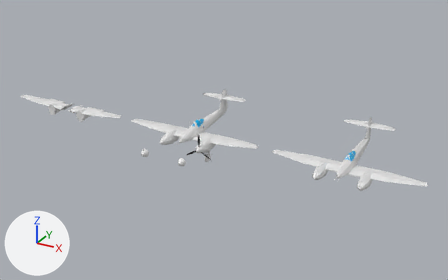
A saved change to the FBX model Assets/1.Sof Objects/Aircrafts/Whirlwind/Whirlwind.fbx.
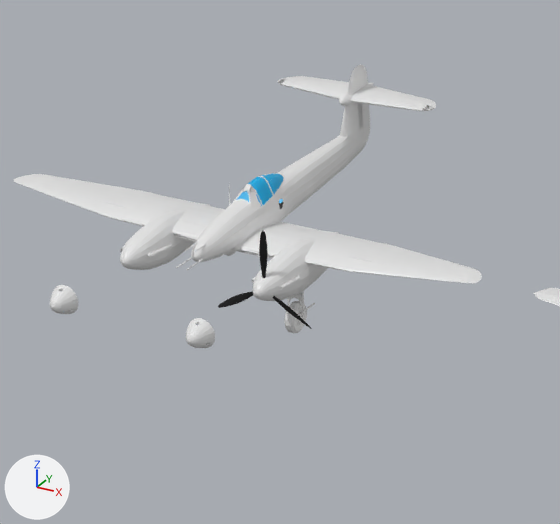
Each version is shown whole from a camera (50 mm lens) standing at (28.5, -46.0, 22.7) and looking at (2.4, 1.4, -1.0), then close up on the part from 28% to 62% of the width and 26% to 76% of the height. Arrows for +X, +Y and +Z are at lower left; the lights stay in place. Where no turn or scale is listed for an object, it has been applied to the vertices.

Script lines for the objects in view, before the commit:
```python
me_whirlwind_canopy_glass = bpy.data.meshes.new('Whirlwind Canopy Glass')
me_whirlwind_canopy_glass.from_pydata(...)  # 91 vertices, 66 faces; spans x -0.39..0.39, y -0.497..0.945, z -0.171..0.36
me_whirlwind_canopy_glass.materials.append(mat_glass)  # cyan #00aee7
me_whirlwind_left_wing_section_1_001 = bpy.data.meshes.new('Whirlwind Left Wing Section 1.001')
me_whirlwind_left_wing_section_1_001.from_pydata(...)  # 62 vertices, 47 faces; spans x -0.76..0.93, y -0.67..1.25, z -0.18..0.13
me_whirlwind_left_wing_section_1_001.materials.append(mat_whirlwind)  # white #e7e7e7
me_whirlwind_right_horizontal_stabilizer_001 = bpy.data.meshes.new('Whirlwind Right Horizontal Stabilizer.001')
me_whirlwind_right_horizontal_stabilizer_001.from_pydata(...)  # 56 vertices, 56 faces; spans x -0.96..1.41, y -0.45..0.92, z -0.1..0.1
me_whirlwind_right_horizontal_stabilizer_001.materials.append(mat_whirlwind)  # white #e7e7e7
ob_whirlwind_canopy_glass = bpy.data.objects.new('Whirlwind Canopy Glass', me_whirlwind_canopy_glass)
ob_whirlwind_canopy_glass.location = (0.0, 0.7, 0.5)
ob_whirlwind_left_stabilizer = bpy.data.objects.new('Whirlwind Left Stabilizer', me_whirlwind_right_horizontal_stabilizer_001)
ob_whirlwind_left_stabilizer.location = (1.0, 5.7, 1.51)
ob_whirlwind_left_wing_section_3 = bpy.data.objects.new('Whirlwind Left Wing Section 3', me_whirlwind_left_wing_section_1_001)
ob_whirlwind_left_wing_section_3.location = (4.3, -0.4, -0.25)
# also in view: 'Whirlwind Left Spinner' at (1.9, -2.5, -0.6); 'Whirlwind Right Spinner' at (-1.9, -2.5, -0.6); 'Whirlwind Left Cowling' at (1.9, -1.6, -0.7); 'Whirlwind Right Wing Section 1' at (-1.4, -0.1, -0.7); 'Whirlwind Tail' at (0.0, 3.7, 0.0)
```
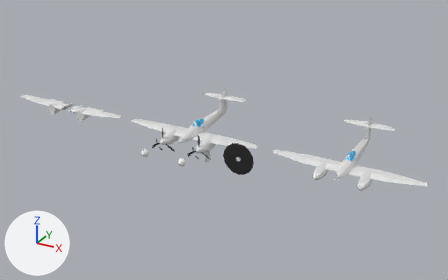
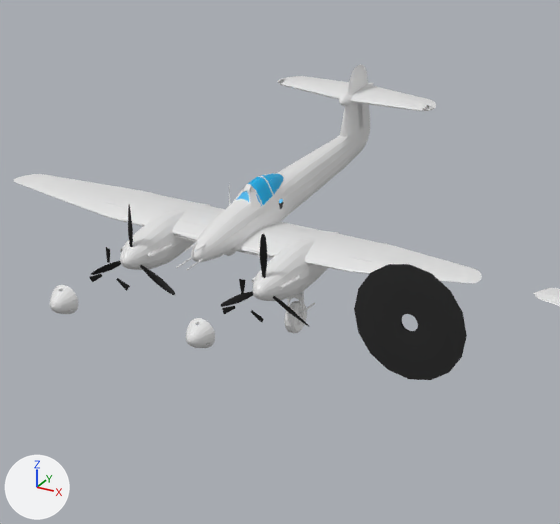
Changed parts and their boxes [x1, y1, x2, y2] in the close-ups (560 x 524 px):
'Whirlwind Propeller Spinning', added (black): after [354, 264, 467, 380]
'Whirlwind Right Propeller', added (black): after [91, 205, 175, 295]
'Whirlwind Left Propeller Broken', added: after [222, 279, 264, 323]
'Whirlwind Right Propeller Broken', added: after [89, 247, 130, 291]

What changed in the scene script:
```text
Add mat_cockpit_001:
    mat_cockpit_001 = principled_material('Cockpit.001')
    mat_cockpit_001.base_color = (0.0174, 0.0174, 0.0174)  # black #242424
    mat_cockpit_001.roughness = 0.989
Add me_whirlwind_left_propeller_003:
    me_whirlwind_left_propeller_003.from_pydata(...)  # 96 vertices, 90 faces; spans x -0.594..0.595, y -0.091..-0.039, z -0.387..0.652
    me_whirlwind_left_propeller_003.materials.append(mat_propeller)  # black #000000
Add me_fuselage_fuselage_mesh_000:
    me_fuselage_fuselage_mesh_000.from_pydata(...)  # 144 vertices, 128 faces; spans x -1.5..1.5, y -0.1..0.0, z -1.5..1.5
    me_fuselage_fuselage_mesh_000.materials.append(mat_cockpit_001)  # black #242424
Add me_whirlwind_left_propeller_002:
    me_whirlwind_left_propeller_002.from_pydata(...)  # 96 vertices, 90 faces; spans x -0.595..0.594, y -0.091..-0.039, z -0.387..0.652
    me_whirlwind_left_propeller_002.materials.append(mat_propeller)  # black #000000
Add me_whirlwind_left_propeller_001:
    me_whirlwind_left_propeller_001.from_pydata(...)  # 222 vertices, 222 faces; spans x -1.28..1.27, y -0.11..-0.02, z -0.75..1.46
    me_whirlwind_left_propeller_001.materials.append(mat_propeller)  # black #000000
Add ob_whirlwind_right_propeller_broken:
    ob_whirlwind_right_propeller_broken = bpy.data.objects.new('Whirlwind Right Propeller Broken', me_whirlwind_left_propeller_003)
    ob_whirlwind_right_propeller_broken.location = (-1.94, -3.3, -0.63)
Add ob_whirlwind_propeller_spinning:
    ob_whirlwind_propeller_spinning = bpy.data.objects.new('Whirlwind Propeller Spinning', me_fuselage_fuselage_mesh_000)
    ob_whirlwind_propeller_spinning.location = (5.94, -2.3, -0.63)
Add ob_whirlwind_left_propeller_broken:
    ob_whirlwind_left_propeller_broken = bpy.data.objects.new('Whirlwind Left Propeller Broken', me_whirlwind_left_propeller_002)
    ob_whirlwind_left_propeller_broken.location = (1.94, -3.3, -0.63)
Add ob_whirlwind_right_propeller:
    ob_whirlwind_right_propeller = bpy.data.objects.new('Whirlwind Right Propeller', me_whirlwind_left_propeller_001)
    ob_whirlwind_right_propeller.location = (-1.94, -2.3, -0.63)
```
